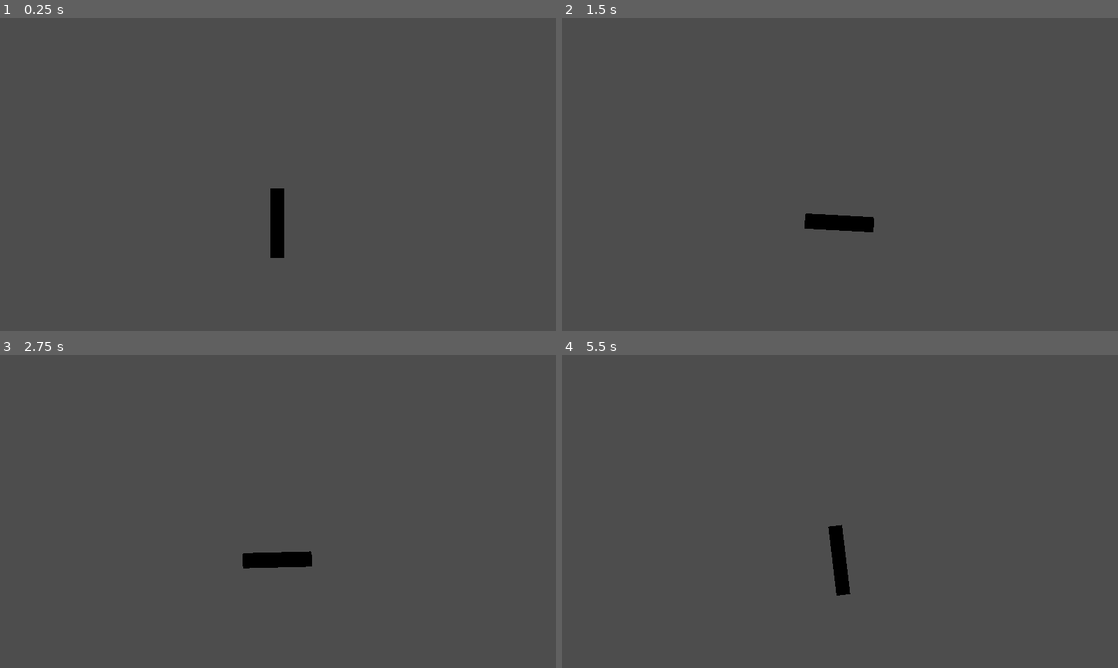
Above: before the commit, frames 1-4 (two rows, left to right).
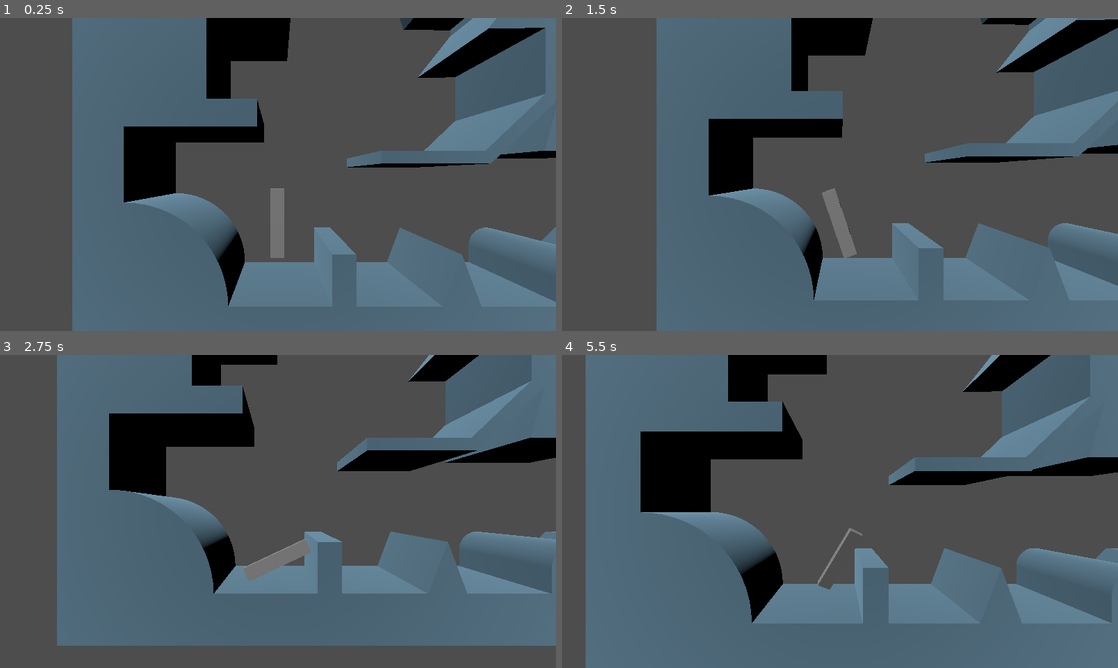
Above: after the commit, the same moments.

Repository: AustereTriceratops/GMTK_2024_prototype
Game: Godot game, scene res://scenes/3dtestscene.tscn
Two runs of this game, one before a commit and one after it. Both use one fixed random seed, a clock stepped at 60 frames per second and the inputs below. Before the commit the project starts from res://scenes/testScene.tscn.
Inputs:
- Up to frame 1 (0.25 s): no input
- Up to frame 2 (1.5 s): hold A (a) 0.53-1.28 s; tap Space (jump) at 0.77, 1.07 s; tap D (d) at 0.8, 1.35 s
- Up to frame 3 (2.75 s): tap Space (jump) at 1.52, 1.82 s; tap S (s) at 1.55 s; hold S (s) from 2.03 s (still down); tap W (w) at 2.3 s
- Up to frame 4 (5.5 s): release S (s) at 2.78 s; tap W (w) at 2.85 s; tap Space (jump) at 3.02, 3.05, 3.32, 3.6, 3.77, 4.07, 4.52, 4.82 s; hold A (a) 3.53-4.28 s; tap A (a) at 4.35 s; tap D (d) at 4.55 s; hold D (d) from 5.03 s (still down); tap S (s) at 5.3 s

The runs differ from the first frame. In frame 1, 56% of the frame differs, in the area x 13-100%, y 0-100%; in frame 2, 53%; in frame 3, 56%; in frame 4, 64%, in the area x 4-100%, y 0-100%.

Commit message:
fiddling with movement

Diff:
--- a/project.godot
+++ b/project.godot
@@ -11,7 +11,7 @@
 [application]
 
 config/name="GMTK_2024_prototype"
-run/main_scene="res://scenes/testScene.tscn"
+run/main_scene="res://scenes/3dtestscene.tscn"
 config/features=PackedStringArray("4.1", "GL Compatibility")
 config/icon="res://icon.svg"
 
--- a/scripts/CharacterController.gd
+++ b/scripts/CharacterController.gd
@@ -3,8 +3,8 @@
 @onready var mainNode = get_node('/root/main');
 
 var config = {
-	'jumpImpulse': 1000,
-	'doubleJumpImpulse': 500,
+	'jumpImpulse': 10,
+	'doubleJumpImpulse': 10,
 	'angularVelocity': 8.0,
 }
 
@@ -19,14 +19,6 @@
 }
 
 func _integrate_forces(state):
-#	if Input.is_action_pressed('w'):
-#		var v = linear_velocity.length();
-#		var fac = 0.03*clamp(700 - v, 0, 700);
-#		apply_central_force(fac*Vector3(-0.707, -0.707, 0));
-#	if Input.is_action_pressed('s'):
-#		apply_central_force(10*Vector3(0, 1, 0));
-
-
 	if pendingInput['jump']:
 		pendingInput['jump'] = false;
 
@@ -50,7 +42,8 @@
 		set_angular_velocity(-config['angularVelocity'] * Vector3(0, 0, 1));
 
 	if Input.is_action_just_pressed('jump'):
-		if nContacts == 1:
+		print(nContacts)
+		if nContacts == 1 || nContacts == 2:
 			pendingInput['jump'] = true;
 			legalInput['doubleJump'] = true;
 		elif nContacts == 0 && legalInput['doubleJump']:
